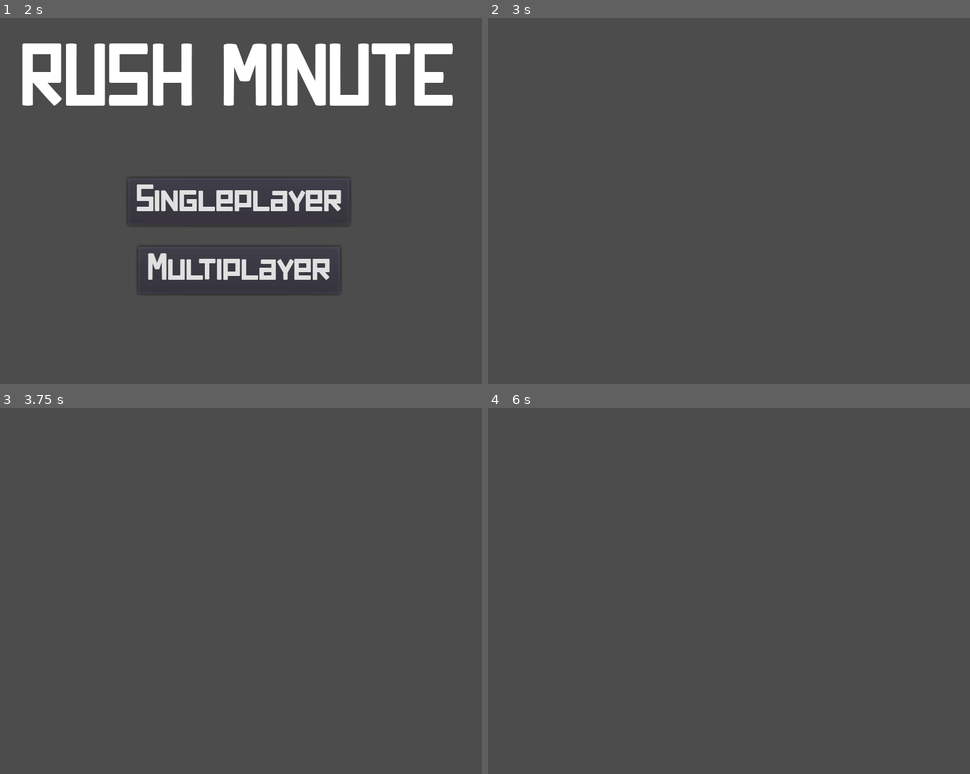
Above: before the commit, frames 1-4 (two rows, left to right).
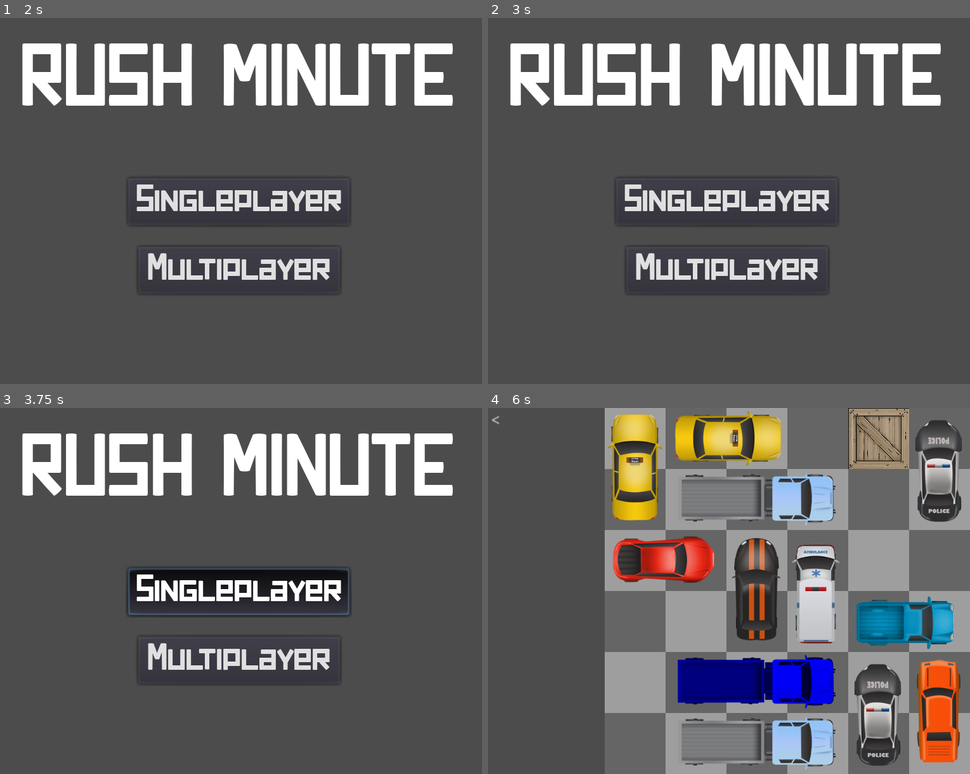
Above: after the commit, the same moments.

Repository: Nahumuss/Rush-Minute-2
Game: Godot game, scene res://TitleScreen.tscn
Two runs of this game, one before a commit and one after it. Both use one fixed random seed, a clock stepped at 60 frames per second and the inputs below.
Inputs (mouse positions are in pixels of both pictures, inside the frame that each line leads up to):
- Up to frame 1 (2 s): click "Singleplayer" at 0.5 s; click "<" at 1.25 s
- Up to frame 2 (3 s): click "Multiplayer" at 2 s; click (497, 28) at 2.75 s, where only the run after the commit has a clickable "<"
- Up to frame 3 (3.75 s): tap Enter at 3.5 s; move the mouse to (347, 572) at 3.52 s; hold D from 3.53 s (still down); tap R at 3.6 s; click (347, 572) at 3.67 s
- Up to frame 4 (6 s): tap Space at 4.25, 5.75 s; move the mouse to (627, 609) at 4.27 s; release D at 4.28 s; hold S 4.28-5.03 s; tap Z at 4.35 s; tap Enter at 5 s; move the mouse to (777, 510) at 5.02 s; hold D 5.03-5.78 s; hold Ctrl 5.03-5.78 s; move the mouse to (700, 664) at 5.77 s; hold W from 5.78 s (still down); tap Y at 5.85 s; click (700, 664) at 5.92 s

Frame 1 is identical in both runs. In frame 2, 12% of the frame differs, in the area x 4-94%, y 6-76%; in frame 3, 16%; in frame 4, 71%, in the area x 0-100%, y 0-100%.
Error before the commit: Parse Error: Too many arguments for "win()" call. Expected at most 0. (res://Scripts/MultiplayerGame.gd:116)

Commit message:
handled game end and remove unused http protocol code

Diff:
--- a/Scripts/MultiplayerGame.gd
+++ b/Scripts/MultiplayerGame.gd
@@ -13,65 +13,9 @@
 export var websocket_url = "127.0.0.1"
 var _client = WebSocketClient.new()
 func _ready():
-#	_client.connect("connection_closed", self, "_closed")
-#	_client.connect("connection_error", self, "_closed")
-#	_client.connect("connection_established", self, "_connected")
-#	_client.connect("data_received", self, "_on_data")
-#	if _client.connect_to_url(websocket_url) != OK:
-#		print("Unable to connect")
-#		set_process(false)
-#	print('connecting')
 	var back_button = preload('res://Prefabs/BackButton.tscn').instance()
 	add_child(back_button)
 	load_board()
-
-#func _closed(was_clean = false):
-#	# was_clean will tell you if the disconnection was correctly notified
-#	# by the remote peer before closing the socket.
-#	print("Closed, clean: ", was_clean)
-#	set_process(false)
-#
-#func _connected(proto = ""):
-#	# This is called on connection, "proto" will be the selected WebSocket
-#	# sub-protocol (which is optional)
-#	main_board = preload("res://Prefabs/Board.tscn").instance()
-#	main_board.name = 'Board'
-#	add_child(main_board)
-#	main_board.scale = BOARD_SCALE
-#	main_board.position = Vector2((1 - BOARD_SCALE.x) * 64 * 6,0)
-#	main_board.generate_from_string("")
-#
-#	enemy_board = preload("res://Prefabs/Board.tscn").instance()
-#	enemy_board.name = 'EnemeyBoard'
-#	add_child(enemy_board)
-#	enemy_board.scale = Vector2(1,1) - BOARD_SCALE
-#	enemy_board.position = Vector2(0,BOARD_SCALE.x * 64 * 6)
-#	enemy_board.generate_from_string(level)
-#
-#func _on_data():
-#	var data = _client.get_peer(1).get_packet().get_string_from_utf8()
-#	if main_board.level == '':
-#		if len(data) == 36:
-#			main_board.generate_from_string(data)
-#			enemy_board.generate_from_string(data)
-#	else:
-#		if data == 'whyareyoutryingtocheat/readmycodebro':
-#			main_board.win(false)
-#			print('ez')
-#		elif data == 'lmfaololyoulostthatonerealhardgonext':
-#			enemy_board.win(false)
-#			print('hard')
-#		elif len(data) == 36:
-#			print('New board = ' + data)
-#			if enemy_board.update_board_from_string(data) == 'err':
-#				print("ERROR")
-#			enemy_board.hard_reset()
-#			enemy_board.generate_from_string(data)
-#
-#func _process(delta):
-#	# Call this in _process or _physics_process. Data transfer, and signals
-#	# emission will only happen when calling this function.
-#	_client.poll()
 
 func load_board():
 	socket = StreamPeerTCP.new()
@@ -108,15 +52,19 @@
 	enemy_board.generate_from_string(level)
 	update_thread.start(self, "update_enemy_board")
 
+func end_game() -> void:
+	close()
+	get_tree().change_scene("res://TitleScreen.tscn")
+
 func update_enemy_board(args):
 	while not closed:
 		if socket.get_status() != StreamPeerTCP.STATUS_ERROR and socket.is_connected_to_host():
 			var new_board = socket.get_utf8_string(36)
 			if new_board == 'whyareyoutryingtocheat/readmycodebro':
-				main_board.win(false)
+				main_board.win()
 				print('ez')
 			elif new_board == 'lmfaololyoulostthatonerealhardgonext':
-				enemy_board.win(false)
+				enemy_board.win()
 				print('hard')
 			elif len(new_board) == 36:
 				print('New board = ' + new_board)
